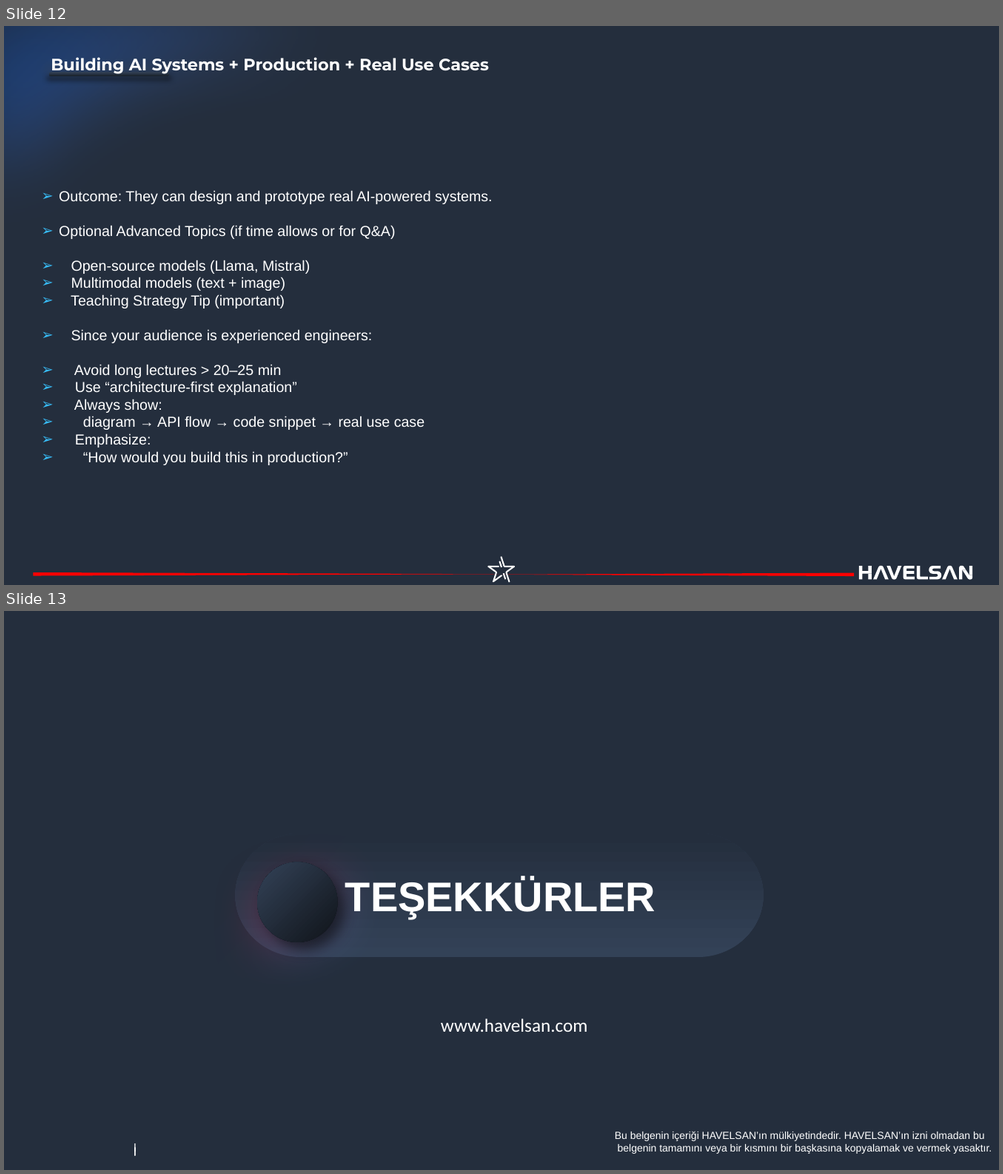
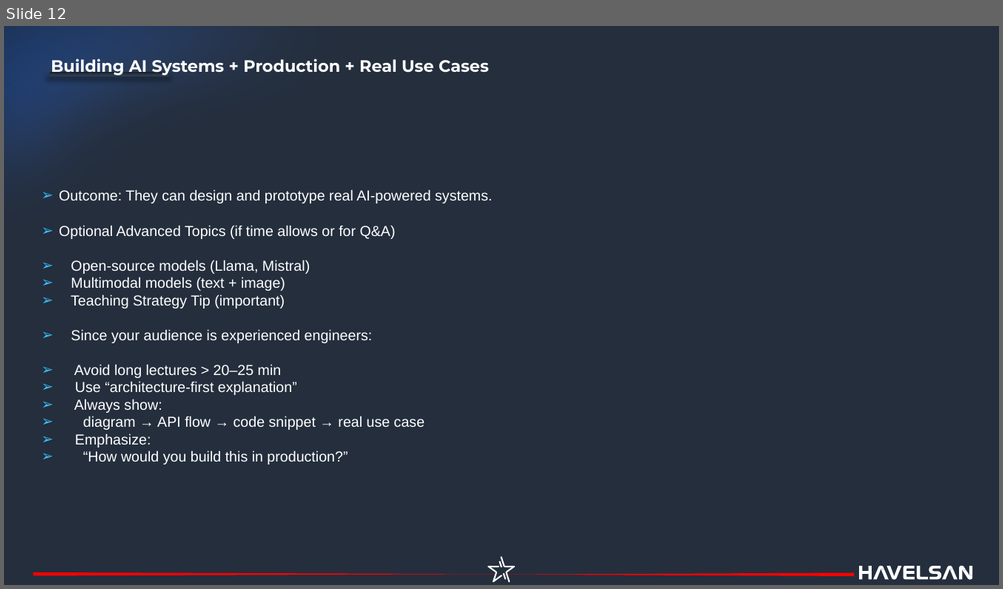
Before and after one commit to havelsan/YZ_EGITIM, a slide deck: presentations/03.Day_3_—_Building_AI_Systems_Production_Real_Use_Case.pptx. Shown one above the other, each under a label of ours: slides 12 and 13 before the commit, slide 12 after it. The pictures are 1003x1174 and 1003x589 pixels, drawn with LibreOffice and Linux fonts; fonts in the diff are those of the drawing; background and template pictures are left out. Boxes give left, top, right and bottom in pixels: in the first picture for what was removed or moved away, otherwise in the second. Text is boxed around its words. In the diff, an @@ line names an element or a change of style, - is before the commit and + after.

```diff
--- a/presentations/03.Day_3_—_Building_AI_Systems_Production_Real_Use_Case.pptx
+++ b/presentations/03.Day_3_—_Building_AI_Systems_Production_Real_Use_Case.pptx
@@ slide 13 removed at box(4, 611, 999, 1170), background #242E3D @@
@@ rectangle removed at box(924, 632, 979, 672) @@
@@ page number removed at box(919, 637, 998, 661) @@
-13
@@ ellipse removed at box(943, 633, 972, 662) @@
@@ freeform shape removed at box(202, 822, 401, 1036) @@
@@ freeform shape removed at box(236, 833, 763, 957) @@
@@ ellipse removed at box(257, 863, 337, 943) @@
@@ text removed at box(345, 879, 655, 919) @@
-TEŞEKKÜRLER
@@ text removed at box(441, 1019, 588, 1032) @@
-www.havelsan.com
@@ text removed at box(133, 1142, 136, 1163) @@
-I
@@ text removed at box(614, 1131, 991, 1154) @@
-Bu belgenin içeriği HAVELSAN’ın mülkiyetindedir. HAVELSAN’ın izni olmadan bu
-belgenin tamamını veya bir kısmını bir başkasına kopyalamak ve vermek yasaktır.
@@ text removed at box(134, 1144, 136, 1156) @@
-I
@@ text removed at box(134, 1145, 136, 1156) @@
-I
@@ slide 12 changed as well @@
@@ freeform shape at box(4, 26, 854, 461): outline redrawn @@
@@ text "Building AI Systems + Production ..." at box(51, 59, 489, 76): line spacing 0.8 to 0.9 @@
@@ freeform shape at box(859, 566, 973, 580): outline redrawn @@
```
Also in this commit, not shown: 11 other slides changed, 1 slide added, 6 other files.
